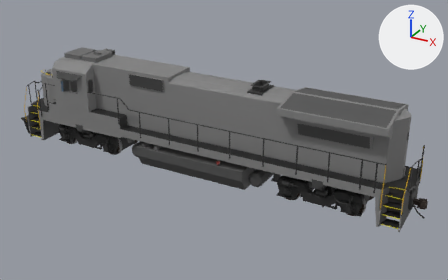
The OBJ model src/main/resources/assets/immersiverailroading/models/rolling_stock/locomotives/ge_b40_8.obj, before and after one commit.
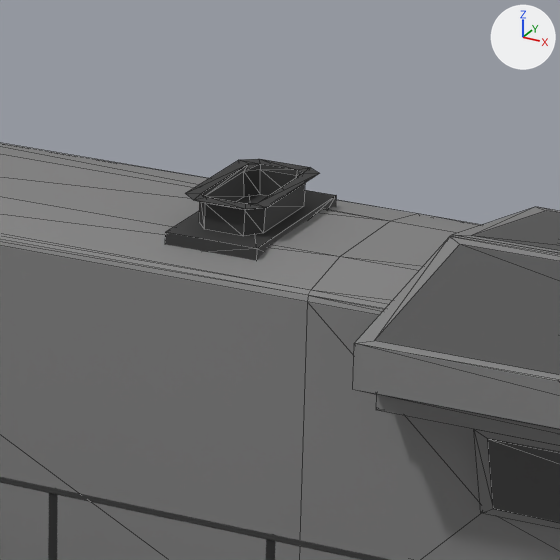
The first picture shows the older version from a 50 mm lens placed at (13.54, -22.63, 13.03), pointed at (1.0, 0.17, 1.63). The close-ups show both versions on the part from 49% to 69% of the width and 20% to 51% of the height of that picture; other places that the commit changed are outside them. The lights are fixed; the arrows at upper right show +X, +Y and +Z. The close-ups show mesh edges as thin lines. Where no turn or scale is listed for an object, it has been applied to the vertices.

The scene before the commit, as lines of its bpy script (objects in view):
```python
me_handrails_sgrabs = bpy.data.meshes.new('HANDRAILS_SGRABS')
me_handrails_sgrabs.from_pydata(...)  # 946 vertices, 1588 faces; spans x -9.9..9.8, y -1.6..1.6, z 0.8..3.4
# faces by material slot: [320, 1258, 10]
me_handrails_sgrabs.materials.append(mat_material_006)  # yellow #d1aa00
me_handrails_sgrabs.materials.append(mat_material_008)  # black #262626
me_handrails_sgrabs.materials.append(mat_material_042)  # dark grey #636363
me_shell_2_longhood_002 = bpy.data.meshes.new('SHELL_2_LONGHOOD.002')
me_shell_2_longhood_002.from_pydata(...)  # 80 vertices, 112 faces; spans x -1.21..3.69, y -0.89..0.9, z 1.83..4.69
# faces by material slot: [18, 94]
me_shell_2_longhood_002.materials.append(mat_material_005)  # grey #828282
me_shell_2_longhood_002.materials.append(mat_material_012)  # black #363636
me_shell_3_longhood = bpy.data.meshes.new('SHELL_3_LONGHOOD')
me_shell_3_longhood.from_pydata(...)  # 144 vertices, 220 faces; spans x 3.69..9.21, y -1.48..1.48, z 1.83..4.57
# faces by material slot: [212, 8]
me_shell_3_longhood.materials.append(mat_material_005)  # grey #828282
me_shell_3_longhood.materials.append(mat_material_015)  # dark grey #515151
ob_handrails_sgrabs = bpy.data.objects.new('HANDRAILS_SGRABS', me_handrails_sgrabs)
ob_handrails_sgrabs.location = (0.0, 0.0, 0.0)
ob_shell_2_longhood_002 = bpy.data.objects.new('SHELL_2_LONGHOOD.002', me_shell_2_longhood_002)
ob_shell_2_longhood_002.location = (0.0, 0.0, 0.0)
ob_shell_3_longhood = bpy.data.objects.new('SHELL_3_LONGHOOD', me_shell_3_longhood)
ob_shell_3_longhood.location = (0.0, 0.0, 0.0)
```
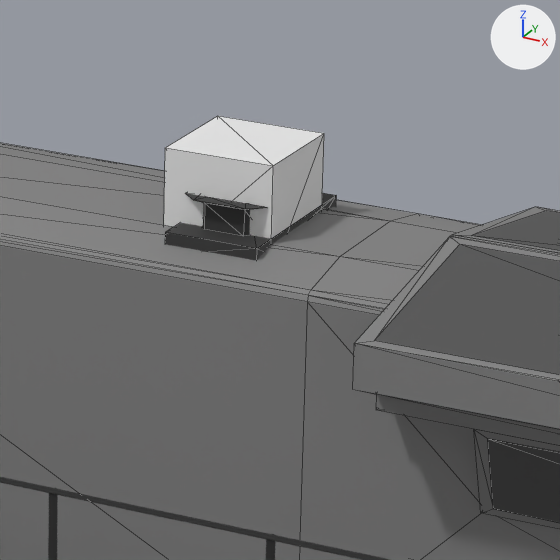
Changed parts and their boxes (x1, y1, x2, y2) in the close-ups (560 x 560 px):
'EXHAUST_1_Cube', added: after (164, 116, 324, 239)

Edits to the bpy script that builds the scene:
```text
Add mat_none:
    mat_none = principled_material('None')
    mat_none.base_color = (0.8, 0.8, 0.8)  # white #e7e7e7
    mat_none.roughness = 1.0
Add me_exhaust_1_cube:
    me_exhaust_1_cube.from_pydata(...)  # a box spanning x 2.419..3.199, y -0.392..0.388, z 4.2..4.98
    me_exhaust_1_cube.materials.append(mat_none)  # white #e7e7e7
Add ob_exhaust_1_cube:
    ob_exhaust_1_cube = bpy.data.objects.new('EXHAUST_1_Cube', me_exhaust_1_cube)
    ob_exhaust_1_cube.location = (0.0, 0.0, 0.0)
```
